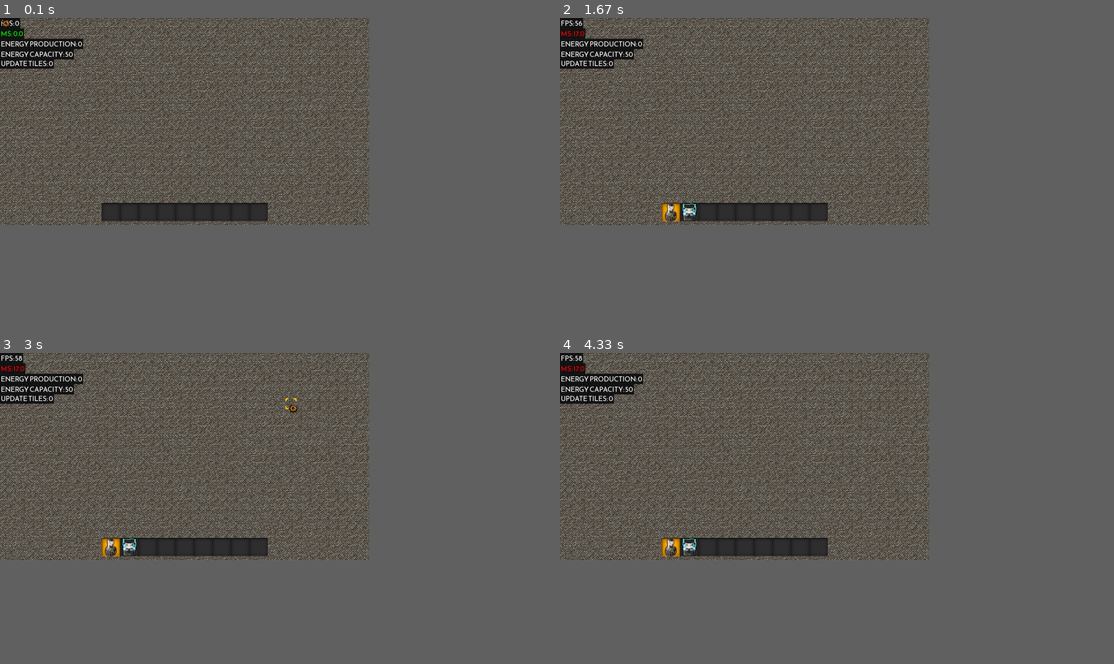
Above: before the commit, frames 1-4 (two rows, left to right).
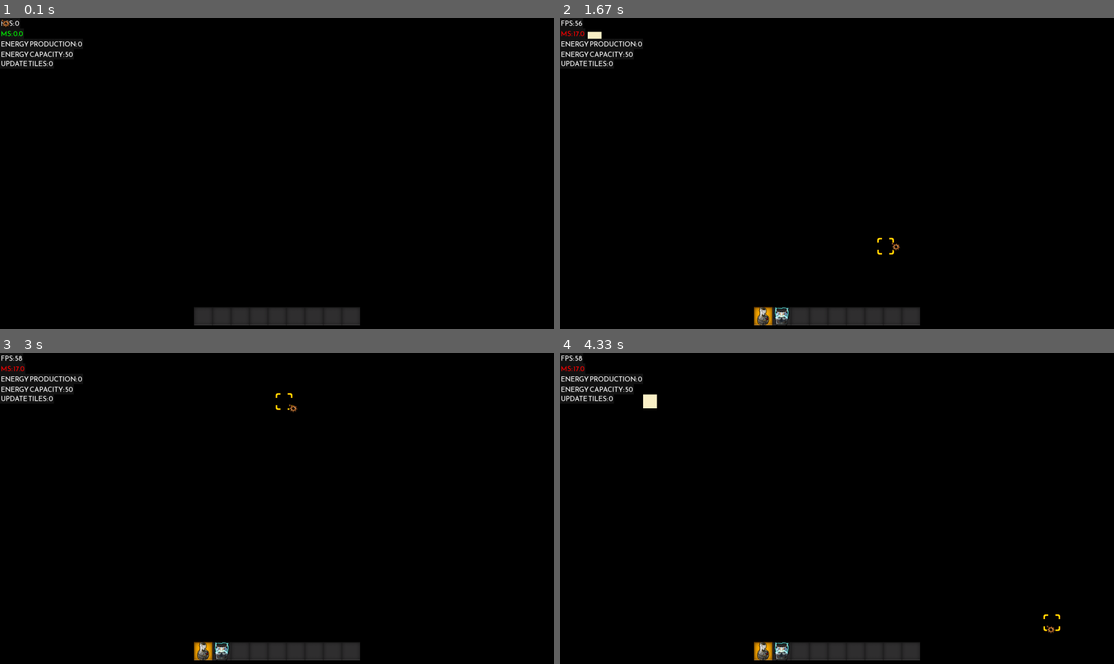
Above: after the commit, the same moments.

Repository: Scaffus/pygame-wishtorio
Game: pygame game, started from main.py
The game is run twice, just before and just after one commit, with the same random seed, the same clock (stepped at 60 frames per second) and the same inputs.
Inputs (mouse positions are in pixels of both pictures, inside the frame that each line leads up to):
- Up to frame 1 (0.1 s): no input
- Up to frame 2 (1.67 s): hold D 0.33-0.8 s; move the mouse to (814, 189) at 0.37 s; hold D 0.83-1.3 s; move the mouse to (842, 195) at 0.87 s; hold S 1.33-1.63 s; move the mouse to (892, 241) at 1.37 s
- Up to frame 3 (3 s): hold D 1.67-2.3 s; move the mouse to (105, 583) at 1.7 s; hold S 2.33-2.7 s; move the mouse to (343, 536) at 2.37 s; hold D from 2.73 s (still down); move the mouse to (288, 402) at 2.77 s
- Up to frame 4 (4.33 s): release D at 3.2 s; hold D 3.23-3.7 s; move the mouse to (637, 499) at 3.27 s; hold S 3.73-4.03 s; move the mouse to (837, 545) at 3.77 s; hold D from 4.07 s (still down); move the mouse to (1047, 626) at 4.1 s
In our replay, the window is 600x337 before the commit and 900x506 after it. These sizes can differ from the game's own. Grey fills any space a smaller window leaves; there, only what the larger window draws over its background counts as a difference.

The runs differ from the first frame. In frame 1, 45% of the frame differs, in the area x 0-67%, y 0-99%; in frame 2, 45%; in frame 3, 45%; in frame 4, 45%.

Commit message:
trying to implement chunks

Diff:
--- a/main.py
+++ b/main.py
@@ -14,9 +14,10 @@
 class App:
     pygame.init()
 
-    def __init__(self, grid_size: int, window_size: tuple = (1280, 720)) :
+    def __init__(self, grid_size: int, window_size: tuple = (1920, 1080)) :
         self.SIZE = self.WIDTH, self.HEIGHT = window_size
-        self.WIN = pygame.display.set_mode(window_size, pygame.FULLSCREEN)
+        # self.WIN = pygame.display.set_mode(window_size, pygame.FULLSCREEN)
+        self.WIN = pygame.display.set_mode(window_size)
         self.DISPLAY = pygame.surface.Surface(self.SIZE)
         self.CLOCK = pygame.time.Clock()
 
@@ -24,6 +25,10 @@
 
         self.GRID_SIZE = grid_size
         self.SLOT_SIZE = 64
+
+        self.CHUNK_SIZE = 8
+        self.RENDER_DISTANCE = 1
+
         self.PREFIX  = 'wishtorio:'
 
         self.prev_time = time.time()
@@ -113,7 +118,7 @@
         self.CLOCK.tick()
 
     def run(self):
-        self.PLAYER.body = False
+        self.PLAYER.body = True
         while self.RUN:
             self.now = time.time()
             self.delta_time = self.now - self.prev_time
@@ -124,5 +129,5 @@
             self.draw()
 
 if __name__ == '__main__':
-    app = App(32)
+    app = App(48)
     app.run()
--- a/map.py
+++ b/map.py
@@ -1,12 +1,17 @@
 import pygame
 from colors import Colors
+from tile import PlaceholderTile
 from random import randint
+import utilities as utils
 
 class Map(pygame.sprite.Sprite):
     def __init__(self, game) :
         self.GAME = game
         self.floor = pygame.surface.Surface(self.GAME.SIZE)
+        self.floor_tiles = {}
+        self.chunks = {}
         self.tiles = {}
+        self.tile_pos = []
 
         self.grid = pygame.surface.Surface(self.GAME.SIZE)
         self.grid.set_colorkey((0, 0, 0))
@@ -18,7 +23,7 @@
         self.create_floor()
 
         self.upd_ = 0
-        self.upd_f = 1
+        self.upd_f = 2
 
     def create_grid(self):
         for y in range(round(self.GAME.HEIGHT / self.GAME.GRID_SIZE) + 1):
@@ -35,14 +40,31 @@
                 pos = (x * self.GAME.GRID_SIZE, y * self.GAME.GRID_SIZE)
                 grab_rect = pygame.Rect(randint(0, nbr_of_stone_tile-1) * self.GAME.GRID_SIZE, 0, self.GAME.GRID_SIZE, self.GAME.GRID_SIZE)
                 tile = stone_path.subsurface(grab_rect)
-                self.floor.blit(tile, pos)
+                self.floor_tiles[pos] = tile
+                self.tile_pos.append(pos)
 
     def draw(self):
         self.GAME.DISPLAY.blit(self.floor, (0, 0))
 
         if self.upd_ > self.upd_f:
             self.map.fill(Colors.black)
-            [self.tiles[pos].draw() for pos in self.tiles]
+            self.GAME.PLAYER.CURRENT_CHUNK = (utils.round_to_multiple(self.GAME.PLAYER.POS[0], self.GAME.CHUNK_SIZE), utils.round_to_multiple(self.GAME.PLAYER.POS[1], self.GAME.CHUNK_SIZE))
+            # i_s = list(self.tiles.keys()).index(self.GAME.PLAYER.CURRENT_CHUNK)
+            # i_f = list(self.tiles.keys()).index((
+            #     self.GAME.PLAYER.CURRENT_CHUNK[0] + self.GAME.CHUNK_SIZE * self.GAME.GRID_SIZE,
+            #     self.GAME.PLAYER.CURRENT_CHUNK[1] + self.GAME.CHUNK_SIZE * self.GAME.GRID_SIZE))
+            start_pos = self.GAME.PLAYER.CURRENT_CHUNK
+            end_pos = (self.GAME.PLAYER.CURRENT_CHUNK[0] + (self.GAME.GRID_SIZE * self.GAME.CHUNK_SIZE),
+                            self.GAME.PLAYER.CURRENT_CHUNK[1] + (self.GAME.GRID_SIZE * self.GAME.CHUNK_SIZE))
+
+            start_index = self.tile_pos.index(start_pos)
+            end_index = self.tile_pos.index(end_pos)
+
+            tiles_pos = self.tile_pos[start_index:end_index]
+            for pos in tiles_pos:
+                self.floor_tiles[pos].blit(self.GAME.DISPLAY, pos)
+
+            # [self.tiles[pos].draw() for pos in self.tiles]
             self.upd_ = 0
         else: self.upd_ += 1
 
--- a/player.py
+++ b/player.py
@@ -6,22 +6,25 @@
 class Player(pygame.sprite.Sprite):
     def __init__(self, game) :
         self.GAME = game
-        self.surface = pygame.surface.Surface((self.GAME.GRID_SIZE, self.GAME.GRID_SIZE))
-        self.surface.fill(Colors.player)
+        self.sprite = pygame.surface.Surface((self.GAME.GRID_SIZE, self.GAME.GRID_SIZE))
+        self.sprite.fill(Colors.player)
         self.body = True
+
+        self.CURRENT_CHUNK = (0, 0)
+        self.POS = (0, 0)
 
         self.left_p = False
         self.right_p = False
         self.up_p = False
         self.down_p = False
 
-        self.pos = (0, 0)
 
         self.velx = 0
         self.vely = 0
 
+
     def draw(self):
-        if self.body: self.GAME.DISPLAY.blit(self.surface, self.pos)
+        if self.body: self.GAME.DISPLAY.blit(self.sprite, self.POS)
 
     def update(self):
         tile_pos = self.GAME.HOVERED_TILE_POS
@@ -63,7 +66,7 @@
         if self.down_p:
             self.vely += 1
 
-        self.pos = (self.pos[0] + self.velx * self.GAME.GRID_SIZE,
-                    self.pos[1] + self.vely * self.GAME.GRID_SIZE)
+        self.POS = (self.POS[0] + self.velx * self.GAME.GRID_SIZE,
+                    self.POS[1] + self.vely * self.GAME.GRID_SIZE)
 
         self.reset_keys()
--- a/tile.py
+++ b/tile.py
@@ -27,6 +27,12 @@
         self.sprite_slot_sized = pygame.transform.scale(self.sprite.copy(), (self.GAME.SLOT_SIZE, self.GAME.SLOT_SIZE))
         self.sprite_grid_sized = pygame.transform.scale(self.sprite.copy(), (self.GAME.GRID_SIZE * self.SIZE[0], self.GAME.GRID_SIZE * self.SIZE[1]))
 
+class PlaceholderTile:
+    def update(self):
+        pass
+
+    def draw(self):
+        pass
 
 class Tile(pygame.sprite.Sprite):
     def __init__(self, game, material, pos=(0, 0)):
